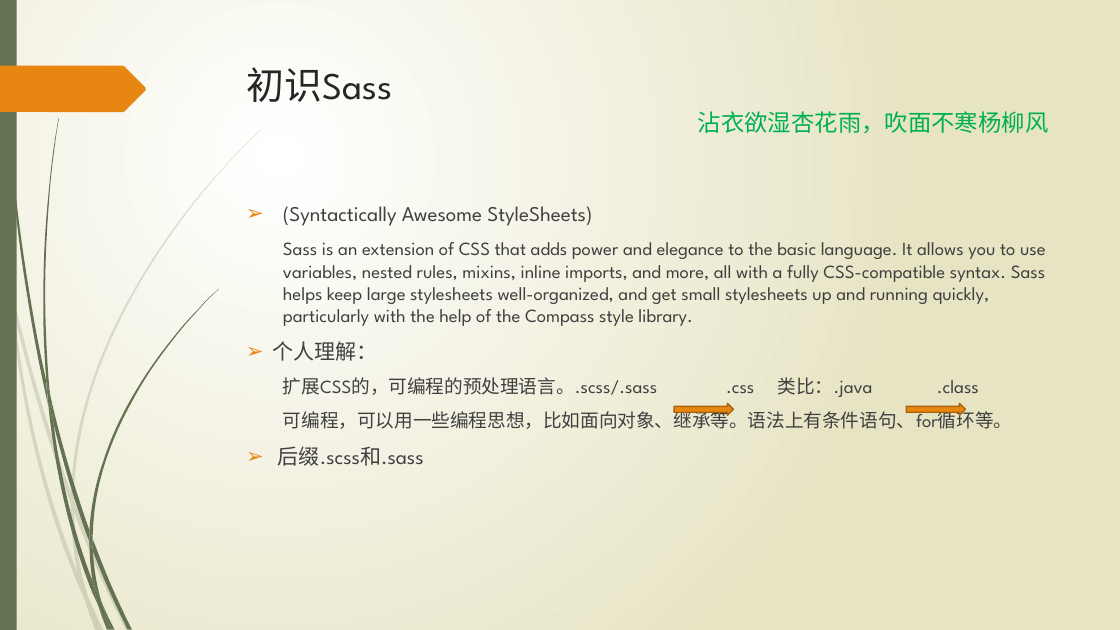
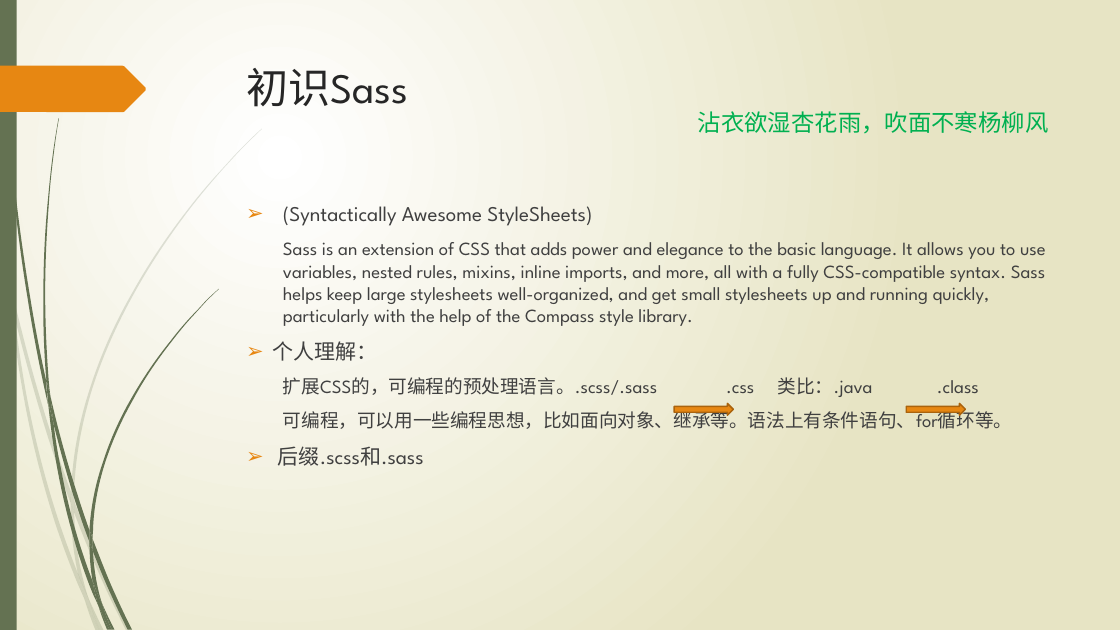
Before and after one commit to wangweihui/sassdemo, a slide deck: slide 4 of SASS愈行愈远.pptx. Drawn at 1120x630 pixels with LibreOffice and Linux fonts; fonts in the diff are those of the drawing. Boxes give left, top, right and bottom in pixels: in the first picture for what was removed or moved away, otherwise in the second. Text is boxed around its words. In the diff, an @@ line names an element or a change of style, - is before the commit and + after.

```diff
--- a/SASS愈行愈远.pptx
+++ b/SASS愈行愈远.pptx
@@ title "初识Sass" at (247, 68, 409, 107): size 32.4 to 36 pt @@
```
Also in this commit, not shown: 2 other slides changed.
